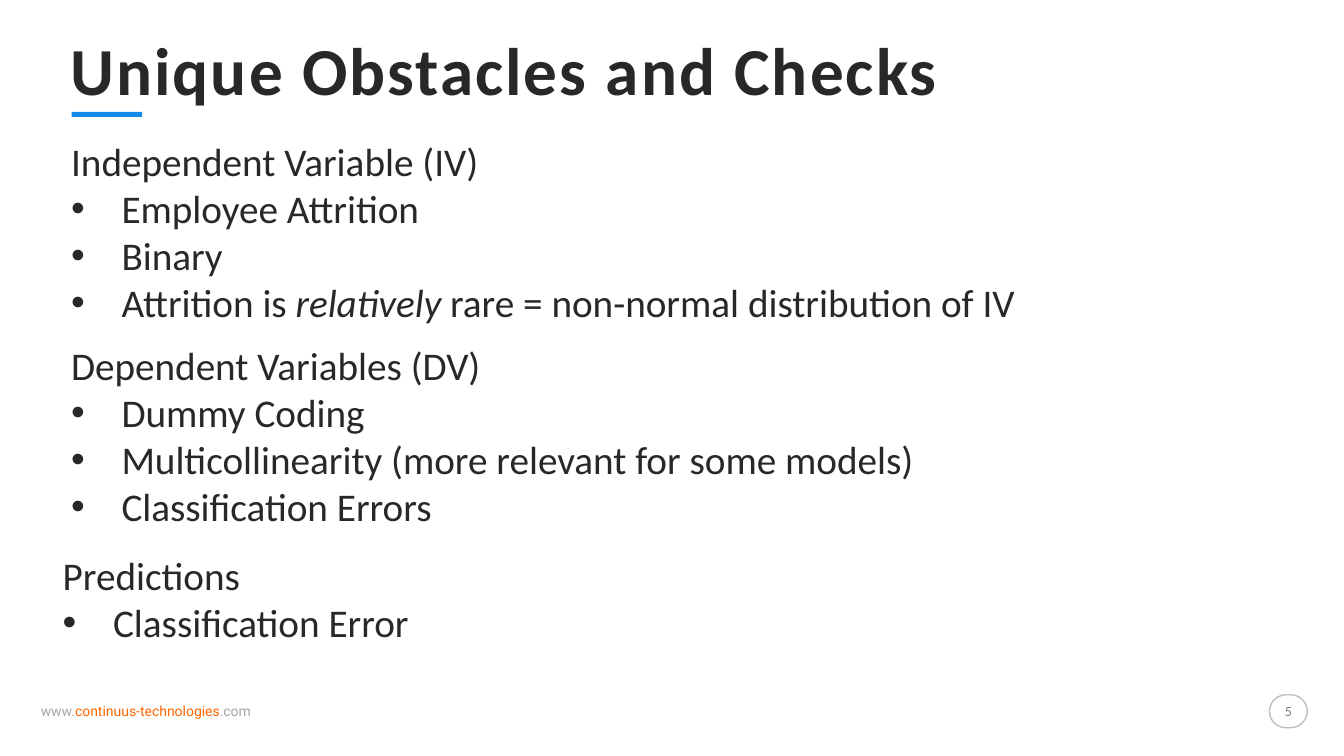
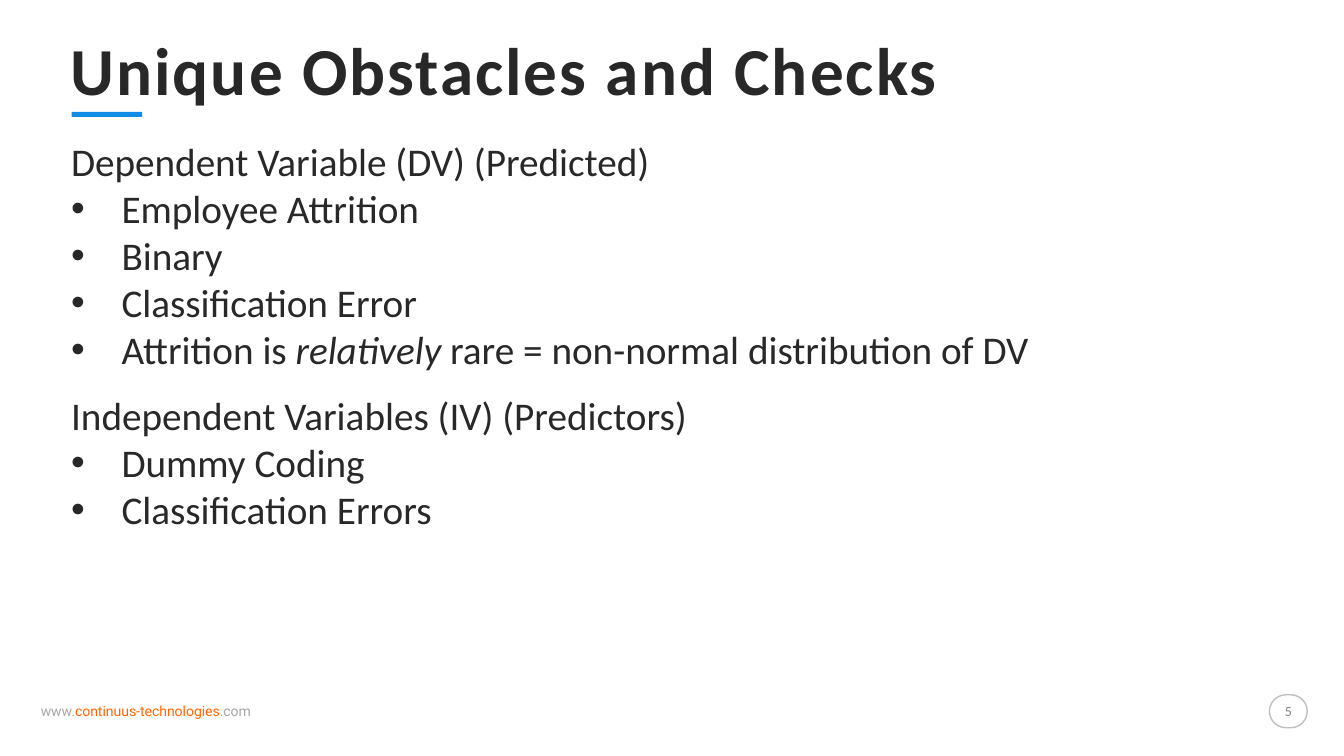
Before and after one commit to a-toda-so/Oddities, a slide deck: slide 5 of Employee Attrition Model/Employee Attrition Predictive.pptx. Drawn at 1344x756 pixels with LibreOffice and Linux fonts; fonts in the diff are those of the drawing. Boxes give left, top, right and bottom in pixels: in the first picture for what was removed or moved away, otherwise in the second. Text is boxed around its words. In the diff, an @@ line names an element or a change of style, - is before the commit and + after.

```diff
--- a/Employee Attrition Model/Employee Attrition Predictive.pptx
+++ b/Employee Attrition Model/Employee Attrition Predictive.pptx
@@ text at box(71, 147, 649, 183): text changed @@
-Independent Variable (IV)
+Dependent Variable (DV) (Predicted)
@@ text at box(122, 289, 1029, 371): text changed @@
-• Attrition is relatively rare = non-normal distribution of IV
+• Classification Error
+• Attrition is relatively rare = non-normal distribution of DV
@@ text "Independent Variables (IV) (Predictors)": place and size @@
-text "Independent Variables (IV) (Predictors)" at box(71, 351, 913, 522)
+text "Independent Variables (IV) (Predictors)" at box(71, 401, 686, 525)
@@ text at box(71, 401, 686, 437): text changed @@
-Dependent Variables (DV)
+Independent Variables (IV) (Predictors)
@@ text at box(122, 445, 913, 481): paragraph removed @@
-• Multicollinearity (more relevant for some models)
@@ text removed at box(63, 562, 409, 638) @@
-Predictions
-• Classification Error
```
Also in this commit, not shown: 31 other files.
